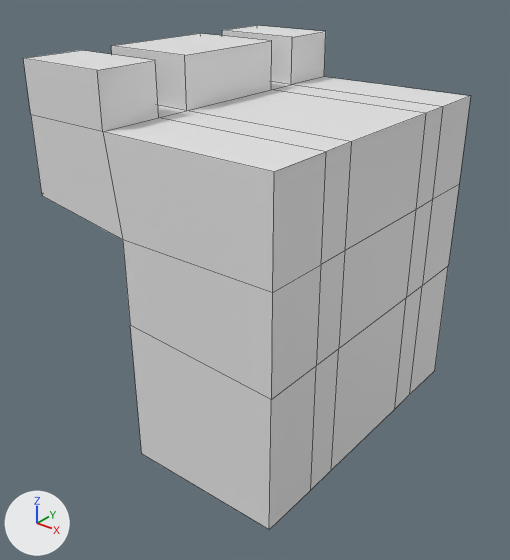
Before and after pictures for a commit that changed the FBX model Assets/Mesh/Wall.1.fbx.
Both versions are drawn from a camera (50 mm lens) standing at (0.959, -1.311, 1.152) and looking at (-0.053, -0.047, 0.368). The lights are fixed; the arrows at lower left show +X, +Y and +Z. Mesh edges are drawn as thin lines. Where no turn or scale is listed for an object, it has been applied to the vertices. Vertices at the same position are counted once.

Names of what the first picture shows: 'Wall.1'.
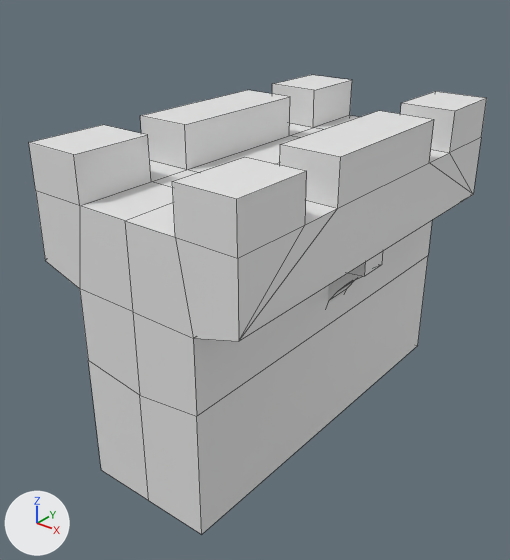
The change, as a list of edits to the scene's bpy script:
```text
Change me_wall_000:
    used by ob_wall_1; location = (0.0, 0.0, 0.0)
    remove me_wall_000.from_pydata(...)  # 72 vertices, 63 faces; spans x -0.402..0.27, y -0.4..0.4, z 0.0..0.92
    add me_wall_000.from_pydata(...)  # 108 vertices, 96 faces; spans x -0.273..0.273, y -0.5..0.5, z -0.002..0.78
    me_wall_000 part 1: the loose piece of 16 vertices spanning x -0.332..-0.124, y -0.052..0.052, z 0.413..0.616 is copied, and the copy is scaled about its middle by (-0.467, 0.756, 0.85), then moved by (0.434, 0.0, -0.079); it spans x 0.157..0.254, y -0.039..0.039, z 0.349..0.522
    me_wall_000 part 2: the loose piece of 56 vertices spanning x -0.402..0.27, y -0.4..0.4, z 0.0..0.92 is rebuilt with 76 vertices and now spans x -0.273..0.273, y -0.5..0.5, z -0.002..0.78
```

Location of each change, (x1, y1, x2, y2) in pixels of the pictures (510 x 560 px):
'Wall.1', reshaped (9% shorter)
    before: (23, 25, 471, 530)
    after: (29, 75, 487, 534)
part 1 of me_wall_000, added
    after: (328, 251, 383, 303)
part 2 of me_wall_000, rebuilt (9% shorter)
    before: (23, 25, 471, 530)
    after: (29, 75, 487, 534)
